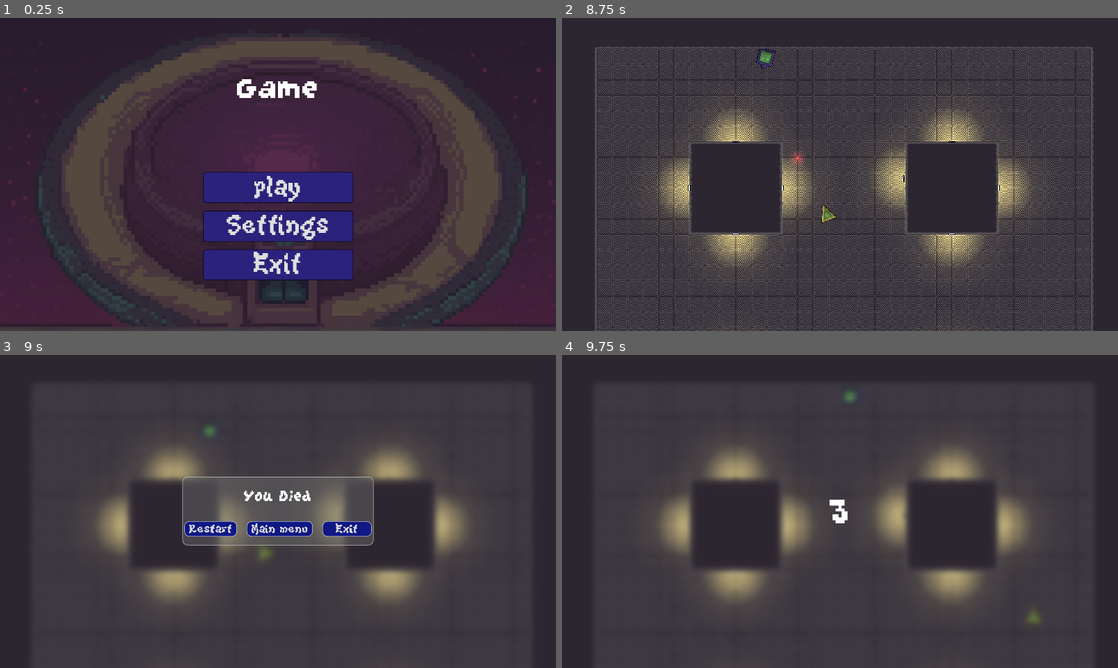
Above: before the commit, frames 1-4 (two rows, left to right).
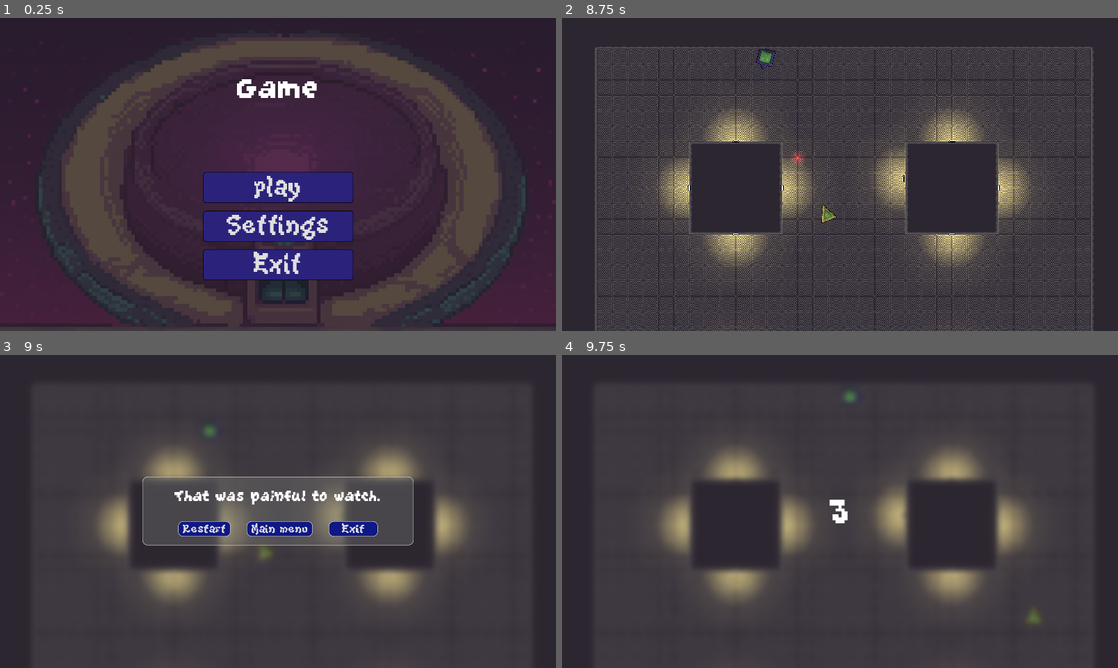
Above: after the commit, the same moments.

Repository: Buraka12/Square-Loop
Game: Godot game, scene res://scenes/main_menu.tscn
Same seed, same stepped clock (60 frames per second), same inputs: the game is played once before the commit and once after it.
Inputs (mouse positions are in pixels of both pictures, inside the frame that each line leads up to):
- Up to frame 1 (0.25 s): no input
- Up to frame 2 (8.75 s): click "play" at 0.5 s; tap Enter at 1.25 s; move the mouse to (962, 158) at 1.27 s; hold D (right) 1.28-2.03 s; tap Shift (dodge) every 1.5 s from 1.35 to 7.35 s; tap Space at 2 s; move the mouse to (728, 190) at 2.02 s; hold S (down) 2.03-2.78 s; click (728, 190) at 2.1 s; move the mouse to (895, 105) at 2.77 s; hold D (right) 2.78-3.53 s; move the mouse to (812, 237) at 3.52 s; hold W (up) 3.53-4.28 s; click (812, 237) at 3.6 s; move the mouse to (1006, 221) at 4.27 s; hold A (left) 4.28-5.78 s; move the mouse to (673, 127) at 5.02 s; click (673, 127) at 5.1 s; move the mouse to (867, 174) at 5.77 s; hold S (down) 5.78-6.53 s; move the mouse to (756, 96) at 6.52 s; hold D (right) 6.53-7.28 s; click (756, 96) at 6.6 s; move the mouse to (962, 158) at 7.27 s; hold W (up) 7.28-8.03 s; move the mouse to (728, 190) at 8.02 s; hold D (right) from 8.03 s (still down); click (728, 190) at 8.1 s
- Up to frame 3 (9 s): move the mouse to (333, 442) at 8.77 s; release D (right) at 8.78 s; hold S (down) from 8.78 s (still down); tap Shift (dodge) at 8.85 s
- Up to frame 4 (9.75 s): release S (down) at 9.5 s; click "Restart" at 9.5 s

Frames 1-2 are identical in both runs. In frame 3, 4.0% of the frame differs, in the area x 25-75%, y 38-61%; in frame 4, nothing differs.

Commit message:
die message update
some die messages added

Diff:
--- a/scenes/die_menu.tscn
+++ b/scenes/die_menu.tscn
@@ -87,9 +87,9 @@
 anchor_top = 0.5
 anchor_right = 0.5
 anchor_bottom = 0.5
-offset_left = -198.0
+offset_left = -281.0
 offset_top = -71.0
-offset_right = 198.0
+offset_right = 281.0
 offset_bottom = 71.0
 grow_horizontal = 2
 grow_vertical = 2
@@ -109,12 +109,12 @@
 grow_horizontal = 2
 grow_vertical = 2
 
-[node name="Died" type="Label" parent="blur/corner/VBoxContainer"]
+[node name="label" type="Label" parent="blur/corner/VBoxContainer"]
 layout_mode = 2
 size_flags_horizontal = 4
 theme_override_fonts/font = ExtResource("3_qu412")
 theme_override_font_sizes/font_size = 40
-text = "You Died
+text = "Died
 "
 horizontal_alignment = 1
 vertical_alignment = 1
@@ -128,7 +128,7 @@
 layout_mode = 2
 size_flags_horizontal = 4
 size_flags_vertical = 6
-theme_override_constants/separation = 20
+theme_override_constants/separation = 33
 
 [node name="restart_button" type="Button" parent="blur/corner/VBoxContainer/HBoxContainer"]
 process_mode = 3
--- a/scripts/die_menu.gd
+++ b/scripts/die_menu.gd
@@ -5,9 +5,39 @@
 @onready var restart_button: Button = $blur/corner/VBoxContainer/HBoxContainer/restart_button
 @onready var main_menu: Button = $"blur/corner/VBoxContainer/HBoxContainer/main menu"
 @onready var exit_button: Button = $blur/corner/VBoxContainer/HBoxContainer/exit_button
+@onready var label: Label = $blur/corner/VBoxContainer/label
 
+var death_messages = [
+	"You died. Pathetic.",
+	"That was embarrassing.",
+	"Seriously? That’s how you die?",
+	"Try harder... or maybe don’t.",
+	"You call that playing?",
+	"Dead again? What
+	a surprise.",
+	"You lasted five seconds.
+	 Impressive. Not.",
+	"Failure suits you.",
+	"Loop broken... by your
+	incompetence.",
+	"Respawn and disappoint
+	me again.",
+	"Even a potato would've
+	survived longer.",
+	"You're really good at dying.",
+	"You died. Again. Shocking.",
+	"Keep going... maybe you'll
+	improve. Maybe.",
+	"Death seems to like you.",
+	"Were you even trying?",
+	"That was painful to watch.",
+	"You're a natural-born loser.",
+	"Game over. What a clown show.",
+	"Bravo. You managed to fail."
+]
 
 func _ready() -> void:
+	randomize()
 	die_menu.visible = false
 	restart_button.pressed.connect(restart)
 	main_menu.pressed.connect(returnMainMenu)
@@ -22,3 +52,10 @@
 	var now_level = str(Global.level)
 	var next_file = "res://scenes/levels/level_"+ now_level +".tscn"
 	get_tree().change_scene_to_file(next_file)
+
+func get_random_message() -> String:
+	return death_messages[randi()%death_messages.size()]
+
+func show_game_over_message():
+	label.text = get_random_message()
+	label.show()
--- a/scripts/player.gd
+++ b/scripts/player.gd
@@ -47,6 +47,7 @@
 	get_tree().paused = true
 	state = states.DEAD
 	Global.entity = 0
+	die_menu.show_game_over_message()
 	die_menu.visible = true
 
 
Not shown: 1 places in scenes/main_menu.tscn that only renumber resources
